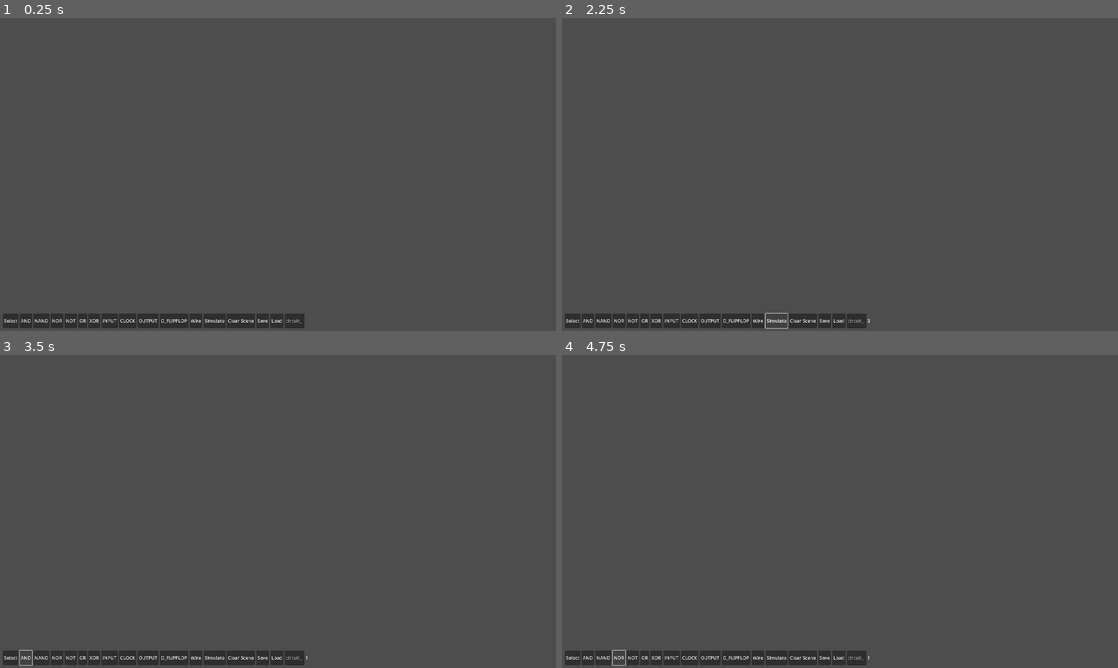
Above: before the commit, frames 1-4 (two rows, left to right).
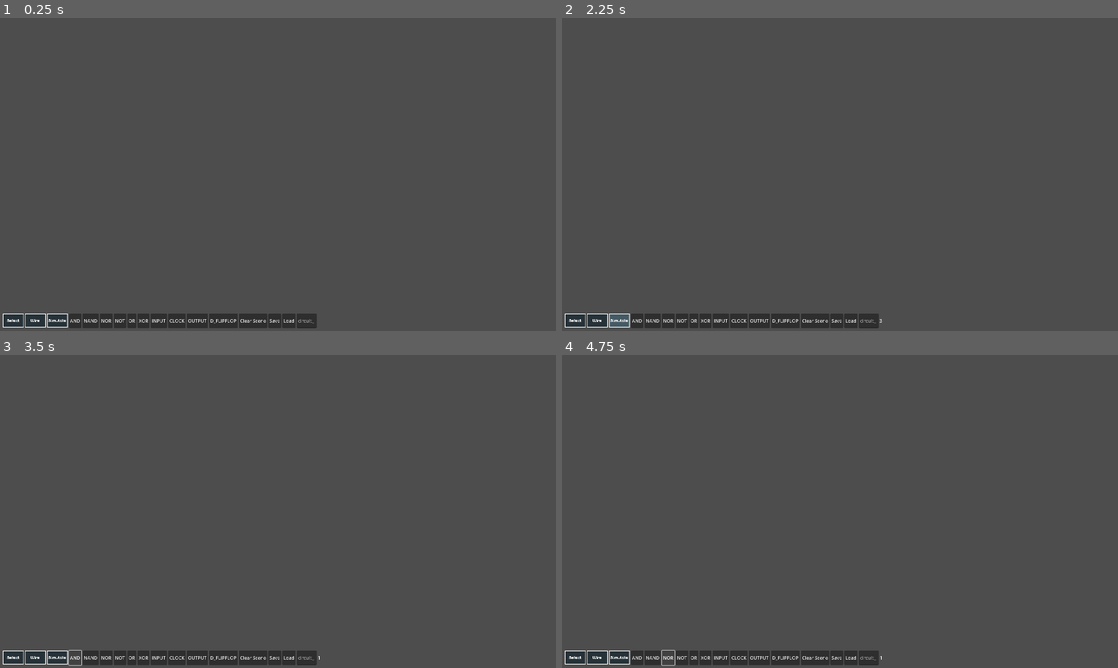
Above: after the commit, the same moments.

Repository: rbessin/Signal-Relay
Game: Godot game, scene res://scenes/main.tscn
The game is run twice, just before and just after one commit, with the same random seed, the same clock (stepped at 60 frames per second) and the same inputs.
Inputs:
- Up to frame 1 (0.25 s): no input
- Up to frame 2 (2.25 s): click "Select" at 0.5 s; click "Wire" at 1.25 s; click "Simulate" at 2 s
- Up to frame 3 (3.5 s): click "AND" at 2.75 s
- Up to frame 4 (4.75 s): click "NAND" at 3.5 s; click "NOR" at 4.25 s

The runs differ from the first frame. In frame 1, 0.8% of the frame differs, in the area x 0-57%, y 94-100%; in frame 2, 0.9%, in the area x 0-58%, y 94-100%; in frame 3, 0.9%; in frame 4, 0.9%.

Commit message:
added select, wire, and simulate visuals

Diff:
--- a/scenes/main.tscn
+++ b/scenes/main.tscn
@@ -1,6 +1,10 @@
-[gd_scene load_steps=2 format=3 uid="uid://m3qhfvy2no0e"]
+[gd_scene load_steps=6 format=3 uid="uid://m3qhfvy2no0e"]
 
 [ext_resource type="Script" uid="uid://fgnoswscu548" path="res://scripts/main.gd" id="1_0wfyh"]
+[ext_resource type="Texture2D" uid="uid://41qqq5hsseb3" path="res://assets/art/button_normal_48x72.png" id="2_tbgi4"]
+[ext_resource type="Texture2D" uid="uid://bnogbcp61fbhu" path="res://assets/art/button_pressed_48x72.png" id="3_tefeu"]
+[ext_resource type="Texture2D" uid="uid://bf6fvkrxuefsj" path="res://assets/art/button_hover_48x72.png" id="4_o6xl0"]
+[ext_resource type="FontFile" uid="uid://cgx0y6mhjsptv" path="res://assets/fonts/DigitalDisco.ttf" id="5_tipki"]
 
 [node name="Main" type="Node2D"]
 script = ExtResource("1_0wfyh")
@@ -19,9 +23,62 @@
 offset_bottom = -10.0
 grow_vertical = 0
 
-[node name="Select" type="Button" parent="UI/Toolbar"]
+[node name="Select" type="TextureButton" parent="UI/Toolbar"]
 layout_mode = 2
+texture_normal = ExtResource("2_tbgi4")
+texture_pressed = ExtResource("3_tefeu")
+texture_hover = ExtResource("4_o6xl0")
+
+[node name="Label" type="Label" parent="UI/Toolbar/Select"]
+z_index = 1
+layout_mode = 1
+anchors_preset = 15
+anchor_right = 1.0
+anchor_bottom = 1.0
+grow_horizontal = 2
+grow_vertical = 2
+theme_override_fonts/font = ExtResource("5_tipki")
 text = "Select"
+horizontal_alignment = 1
+vertical_alignment = 1
+
+[node name="Wire" type="TextureButton" parent="UI/Toolbar"]
+layout_mode = 2
+texture_normal = ExtResource("2_tbgi4")
+texture_pressed = ExtResource("3_tefeu")
+texture_hover = ExtResource("4_o6xl0")
+
+[node name="Label" type="Label" parent="UI/Toolbar/Wire"]
+z_index = 1
+layout_mode = 1
+anchors_preset = 15
+anchor_right = 1.0
+anchor_bottom = 1.0
+grow_horizontal = 2
+grow_vertical = 2
+theme_override_fonts/font = ExtResource("5_tipki")
+text = "Wire"
+horizontal_alignment = 1
+vertical_alignment = 1
+
+[node name="Simulate" type="TextureButton" parent="UI/Toolbar"]
+layout_mode = 2
+texture_normal = ExtResource("2_tbgi4")
+texture_pressed = ExtResource("3_tefeu")
+texture_hover = ExtResource("4_o6xl0")
+
+[node name="Label" type="Label" parent="UI/Toolbar/Simulate"]
+z_index = 1
+layout_mode = 1
+anchors_preset = 15
+anchor_right = 1.0
+anchor_bottom = 1.0
+grow_horizontal = 2
+grow_vertical = 2
+theme_override_fonts/font = ExtResource("5_tipki")
+text = "Simulate"
+horizontal_alignment = 1
+vertical_alignment = 1
 
 [node name="ANDButton" type="Button" parent="UI/Toolbar"]
 layout_mode = 2
@@ -63,14 +120,6 @@
 layout_mode = 2
 text = "D_FLIPFLOP"
 
-[node name="Wire" type="Button" parent="UI/Toolbar"]
-layout_mode = 2
-text = "Wire"
-
-[node name="Simulate" type="Button" parent="UI/Toolbar"]
-layout_mode = 2
-text = "Simulate"
-
 [node name="Clear Scene" type="Button" parent="UI/Toolbar"]
 layout_mode = 2
 text = "Clear Scene"
@@ -91,6 +140,8 @@
 layout_mode = 2
 
 [connection signal="pressed" from="UI/Toolbar/Select" to="." method="select_select"]
+[connection signal="pressed" from="UI/Toolbar/Wire" to="." method="select_wire"]
+[connection signal="pressed" from="UI/Toolbar/Simulate" to="." method="select_simulate"]
 [connection signal="pressed" from="UI/Toolbar/ANDButton" to="." method="select_place" binds= ["AND"]]
 [connection signal="pressed" from="UI/Toolbar/NANDButton" to="." method="select_place" binds= ["NAND"]]
 [connection signal="pressed" from="UI/Toolbar/NORButton" to="." method="select_place" binds= ["NOR"]]
@@ -101,8 +152,6 @@
 [connection signal="pressed" from="UI/Toolbar/CLOCKButton" to="." method="select_place" binds= ["CLOCK"]]
 [connection signal="pressed" from="UI/Toolbar/OUTPUTButton" to="." method="select_place" binds= ["OUTPUT"]]
 [connection signal="pressed" from="UI/Toolbar/D_FLIPFLOPButton" to="." method="select_place" binds= ["D_FLIPFLOP"]]
-[connection signal="pressed" from="UI/Toolbar/Wire" to="." method="select_wire"]
-[connection signal="pressed" from="UI/Toolbar/Simulate" to="." method="select_simulate"]
 [connection signal="pressed" from="UI/Toolbar/Clear Scene" to="." method="_empty_circuit"]
 [connection signal="pressed" from="UI/Toolbar/Save" to="." method="_on_save_button_pressed"]
 [connection signal="pressed" from="UI/Toolbar/Load" to="." method="_on_load_button_pressed"]
Binary file added: assets/art/button_hover_48x72.png
Not shown, added: assets/art/button_hover_48x72.png.import
Binary file added: assets/art/button_normal_48x72.png
Not shown, added: assets/art/button_normal_48x72.png.import
Binary file added: assets/art/button_pressed_48x72.png
Not shown, added: assets/art/button_pressed_48x72.png.import
